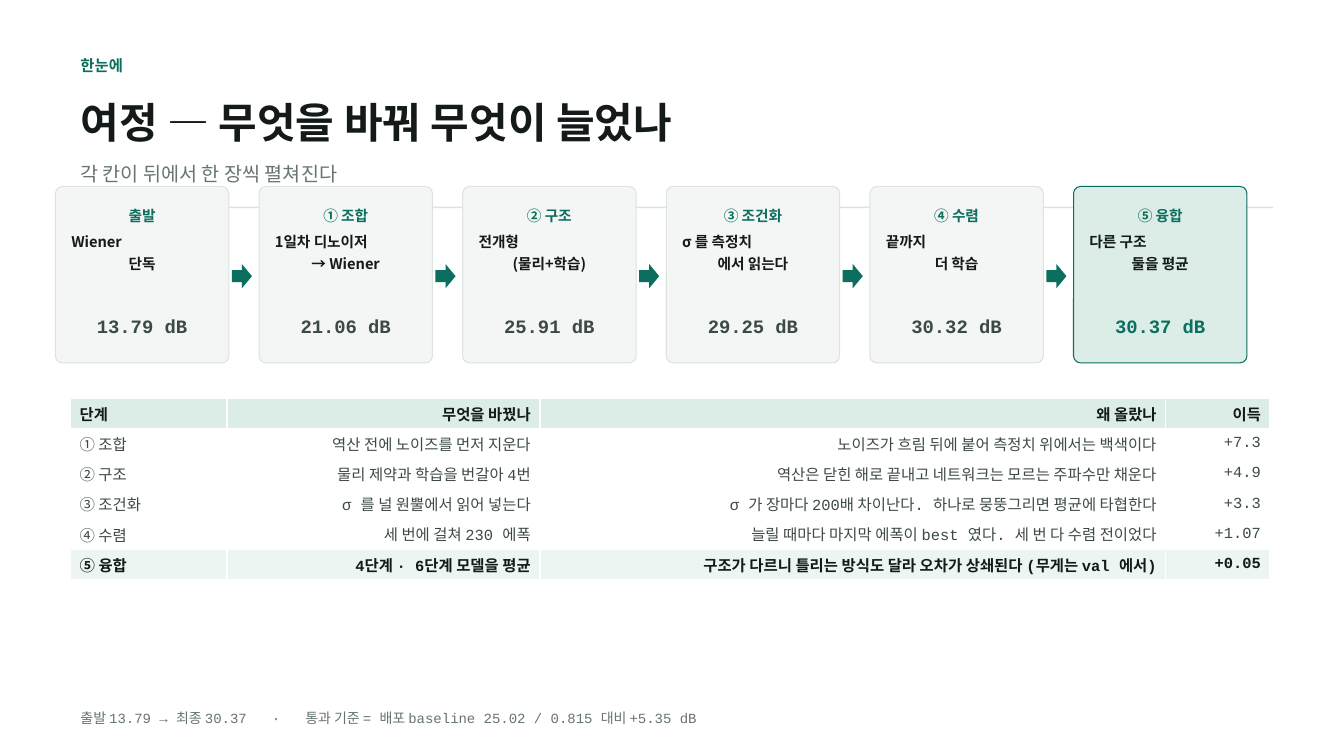
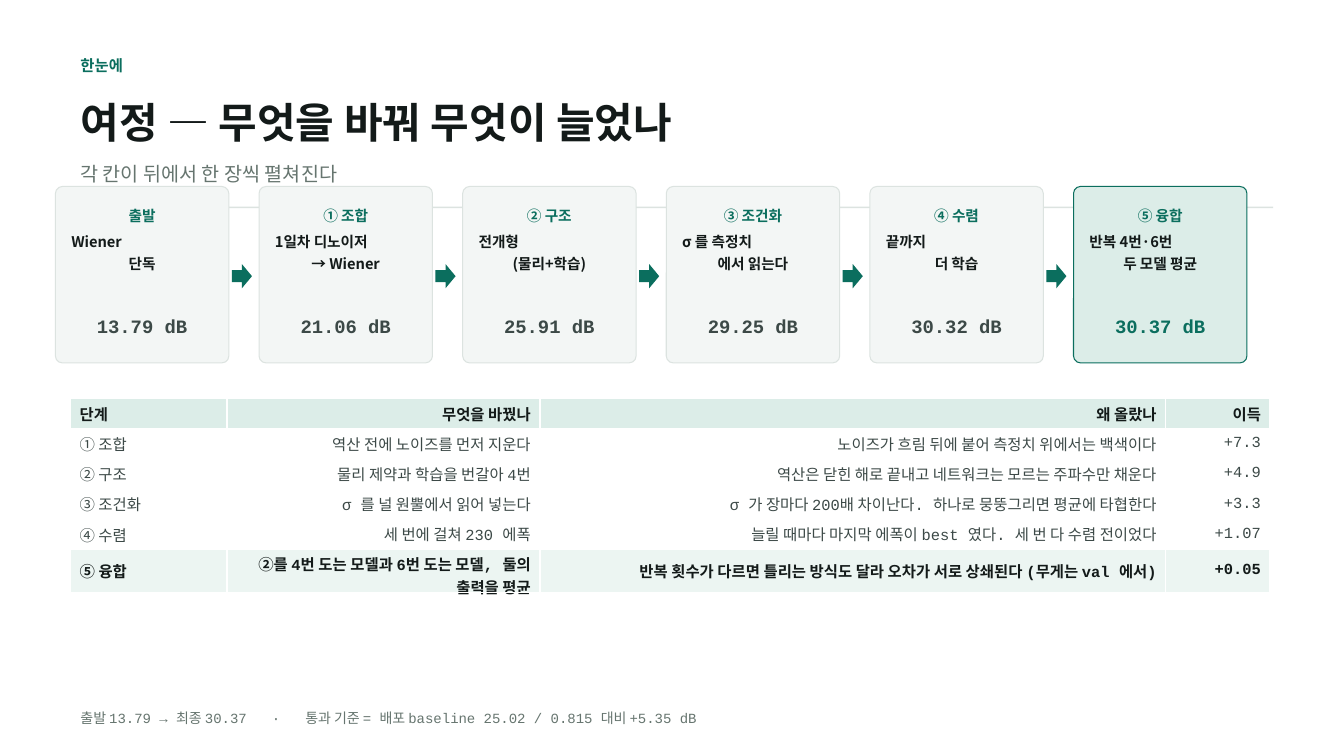
Before and after one commit to kithhooni-commits/ds-practice, a slide deck: slide 3 of 실습5/실습5_day3_발표.pptx. Drawn at 1344x756 pixels with LibreOffice and Linux fonts; fonts in the diff are those of the drawing. Boxes give left, top, right and bottom in pixels: in the first picture for what was removed or moved away, otherwise in the second. Text is boxed around its words. In the diff, an @@ line names an element or a change of style, - is before the commit and + after.

```diff
--- a/실습5/실습5_day3_발표.pptx
+++ b/실습5/실습5_day3_발표.pptx
@@ text at bbox=[1089, 234, 1197, 271]: text changed @@
-다른 구조
-둘을 평균
+반복 4번·6번
+두 모델 평균
@@ table at bbox=[71, 398, 1269, 599] @@
-row 6, column 2: 4단계 · 6단계 모델을 평균
+row 6, column 2: ②를 4번 도는 모델과 6번 도는 모델, 둘의 출력을 평균
-row 6, column 3: 구조가 다르니 틀리는 방식도 달라 오차가 상쇄된다 (무게는 val 에서)
+row 6, column 3: 반복 횟수가 다르면 틀리는 방식도 달라 오차가 서로 상쇄된다 (무게는 val 에서)
```
Also in this commit, not shown: 3 other slides changed, 1 other file.
